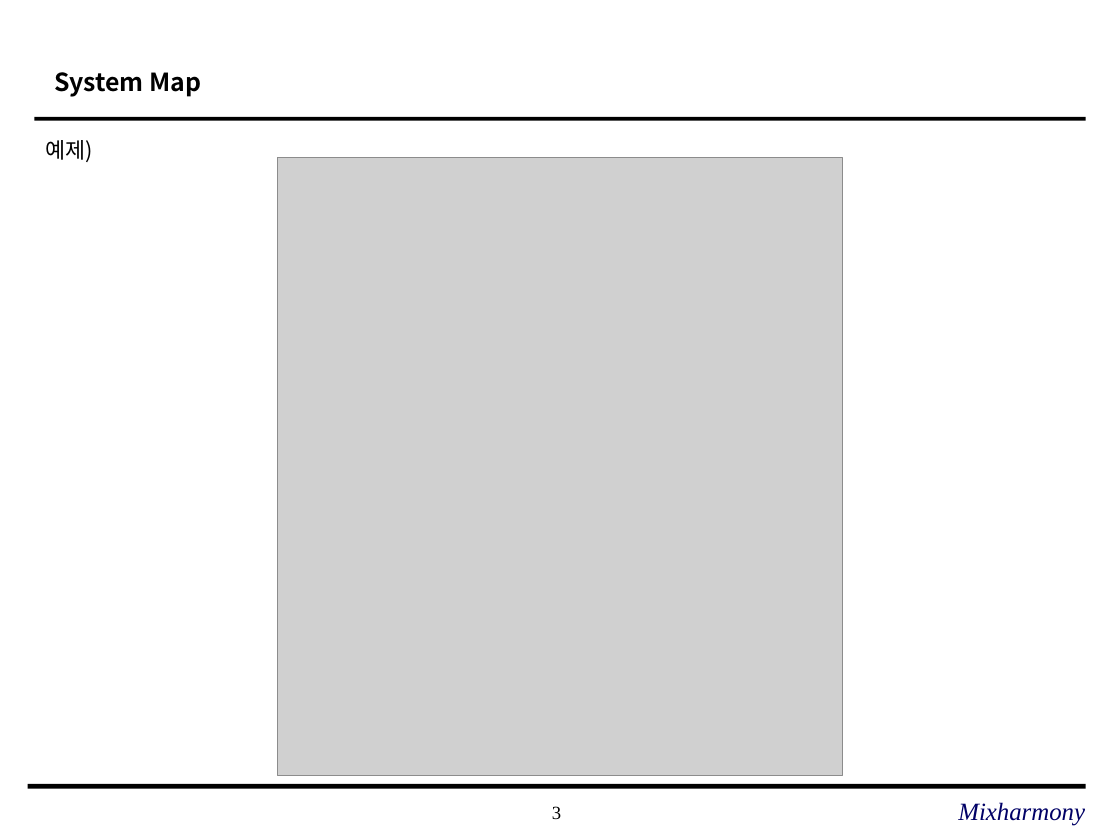
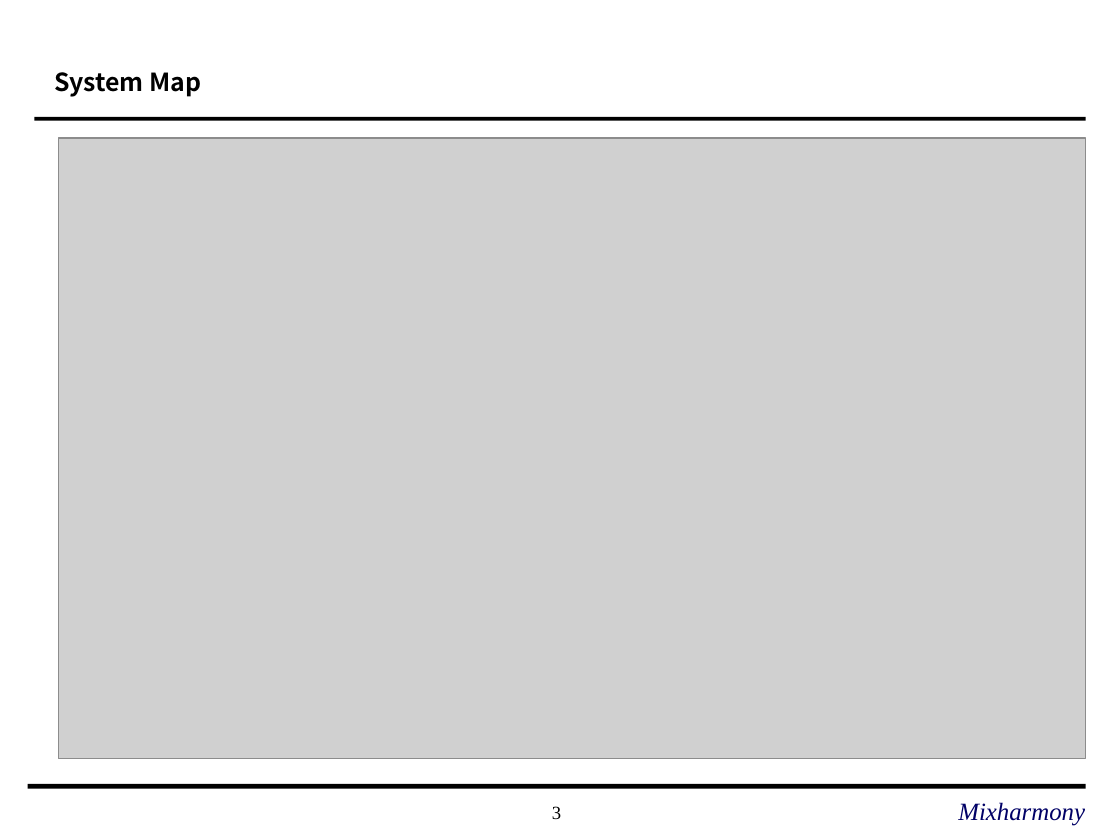
Before and after one commit to SE-admin/SE2017_2_mixharmony, a slide deck: slide 3 of doc/3_ 설계서/UI Design Template.pptx. Drawn at 1120x840 pixels with LibreOffice and Linux fonts; fonts in the diff are those of the drawing; grey boxes stand for pictures; background and template pictures are left out. Boxes give left, top, right and bottom in pixels: in the first picture for what was removed or moved away, otherwise in the second. Text is boxed around its words. In the diff, an @@ line names an element or a change of style, - is before the commit and + after.

Commit message:
#863 system map 작성

```diff
--- a/doc/3_ 설계서/UI Design Template.pptx
+++ b/doc/3_ 설계서/UI Design Template.pptx
@@ text removed at (45,140,93,162) @@
-예제)
@@ picture: place and size @@
-picture at (278,157,842,775)
+picture at (58,138,1085,758)
```
Also in this commit, not shown: 1 other slide changed.
